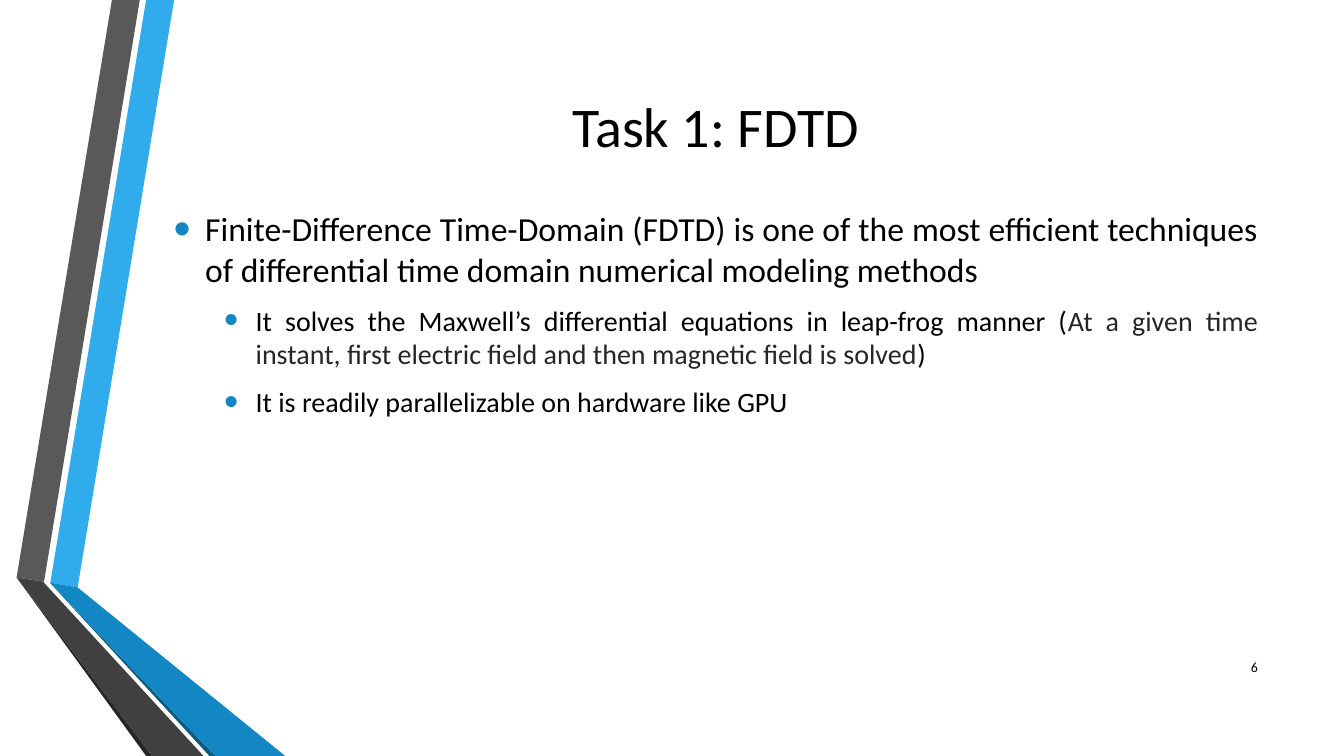
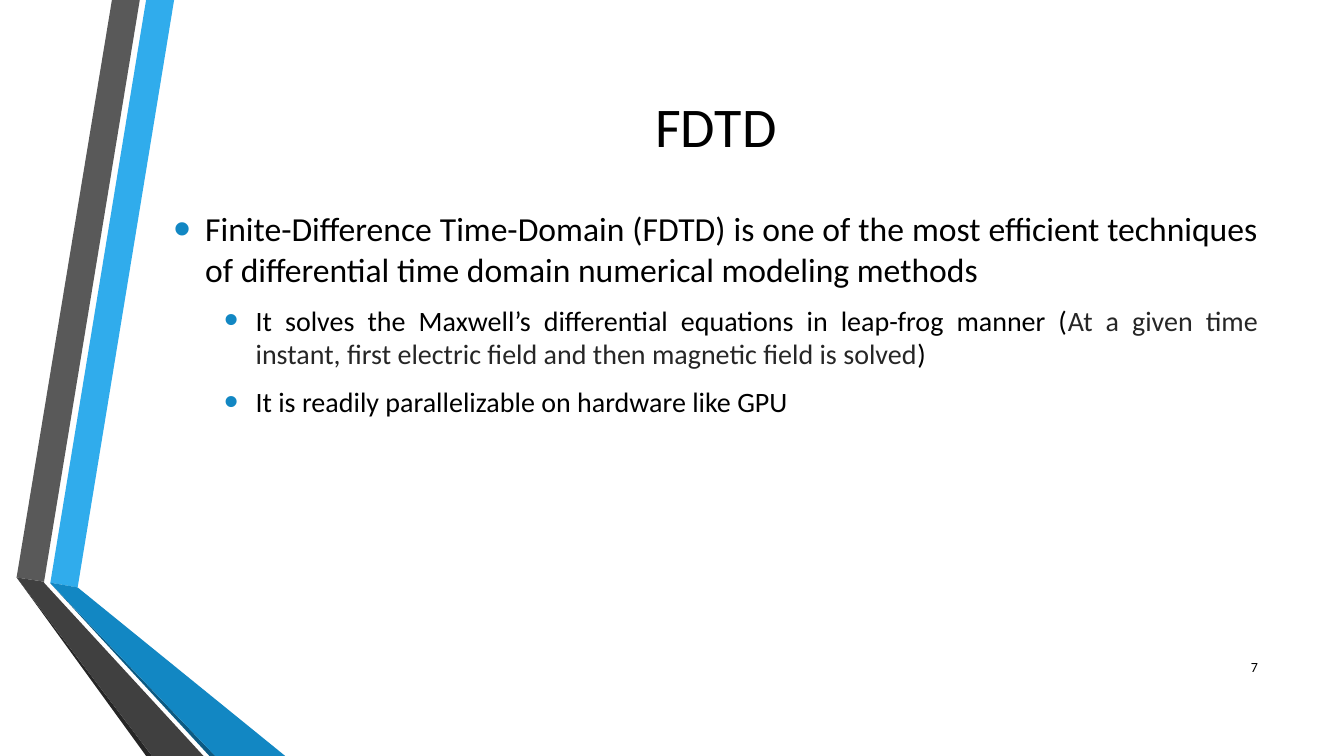
Before and after one commit to junaidnasir/gpu-em-nim, a slide deck: slide 7 of FYP_Defense_Presentation/FYP-2_presentation.pptx (slide 6 before the commit). Drawn at 1344x756 pixels with LibreOffice and Linux fonts; fonts in the diff are those of the drawing; background and template pictures are left out. Boxes give left, top, right and bottom in pixels: in the first picture for what was removed or moved away, otherwise in the second. Text is boxed around its words. In the diff, an @@ line names an element or a change of style, - is before the commit and + after.

```diff
--- a/FYP_Defense_Presentation/FYP-2_presentation.pptx
+++ b/FYP_Defense_Presentation/FYP-2_presentation.pptx
@@ title at [655, 111, 776, 147]: text changed @@
-Task 1: FDTD
+FDTD
@@ page number at [1251, 663, 1258, 672]: text changed @@
-6
+7
```
Also in this commit, not shown: 11 other slides changed, 2 slides added.
